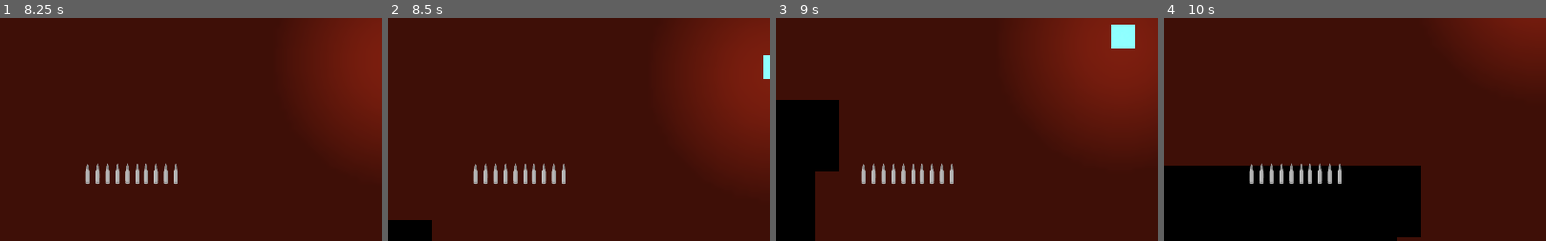
Above: before the commit, frames 1-4 (left to right).
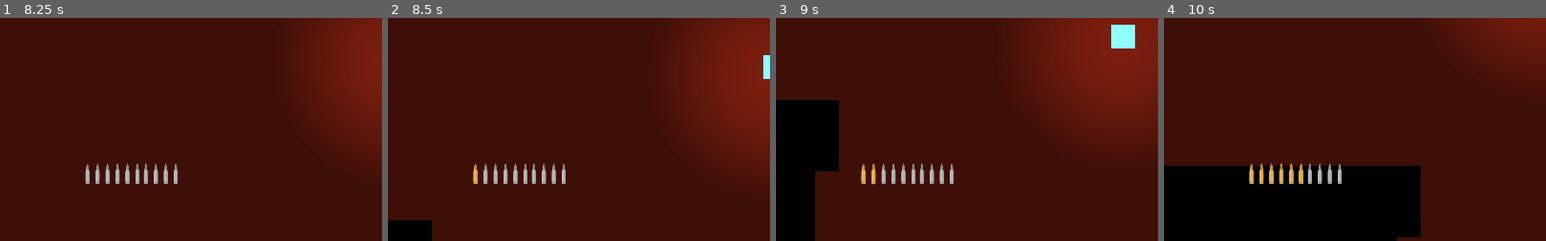
Above: after the commit, the same moments.

Repository: quiet-night-studio/redemption
Game: Godot game, scene res://scenes/Level.tscn
The game is run twice, just before and just after one commit, with the same random seed, the same clock (stepped at 60 frames per second) and the same inputs.
Inputs (mouse positions are % of the whole screen's width and height, from its top left):
- Up to frame 1 (8.25 s): tap Enter at 0.5 s; move the mouse to (72, 45) at 0.52 s; hold Right (ui_right) 0.53-1.28 s; click (72, 45) at 0.6 s; move the mouse to (30, 55) at 1.27 s; hold Down (ui_down) 1.28-2.03 s; click (30, 55) at 1.35 s; move the mouse to (60, 28) at 2.02 s; hold Right (ui_right) 2.03-2.78 s; click (60, 28) at 2.1 s; move the mouse to (45, 70) at 2.77 s; hold Up (ui_up) 2.78-3.53 s; click (45, 70) at 2.85 s; move the mouse to (80, 65) at 3.52 s; hold Left (ui_left) 3.53-5.03 s; click (80, 65) at 3.6 s; move the mouse to (20, 35) at 4.27 s; click (20, 35) at 4.35 s; move the mouse to (55, 50) at 5.02 s; hold Down (ui_down) 5.03-5.78 s; click (55, 50) at 5.1 s; move the mouse to (35, 25) at 5.77 s; hold Right (ui_right) 5.78-6.53 s; click (35, 25) at 5.85 s; move the mouse to (72, 45) at 6.52 s; hold Up (ui_up) 6.53-7.28 s; click (72, 45) at 6.6 s; move the mouse to (30, 55) at 7.27 s; hold Right (ui_right) 7.28-8.03 s; click (30, 55) at 7.35 s; move the mouse to (60, 28) at 8.02 s; hold Down (ui_down) from 8.03 s (still down); click (60, 28) at 8.1 s
- Up to frame 2 (8.5 s): keep holding Down (ui_down)
- Up to frame 3 (9 s): move the mouse to (45, 70) at 8.77 s; release Down (ui_down) at 8.78 s; hold Left (ui_left) from 8.78 s (still down); click (45, 70) at 8.85 s
- Up to frame 4 (10 s): move the mouse to (80, 65) at 9.52 s; release Left (ui_left) at 9.53 s; hold Up (ui_up) from 9.53 s (still down); click (80, 65) at 9.6 s
The pictures show only the part of the screen within x 0-50%, y 50-100%; the shares and areas given below are measured in that part.

Frame 1 is identical in both runs. In frame 2, less than 0.1% of the frame differs, in the area x 22-24%, y 65-75%; in frame 3, 0.2%; in frame 4, 0.5%, in the area x 22-37%, y 64-75%.

Commit message:
Reloading animation
Using a for loop, the ammo count will reload for a duration of 3 seconds total, showing each bullet reload.

Diff:
--- a/scripts/Player.gd
+++ b/scripts/Player.gd
@@ -67,6 +67,12 @@
 		if GameManager.current_bullets < 0:
 			current_state = State.RELOADING
 			reload_timer.start()
+			for i in range(10):
+				var n = 10
+				var duration = 3.0
+				var delay = duration / n
+				GameManager.current_bullets +=1
+				yield(get_tree().create_timer(delay),"timeout")
 			return
 
 		var mouse_world = get_global_mouse_position()
